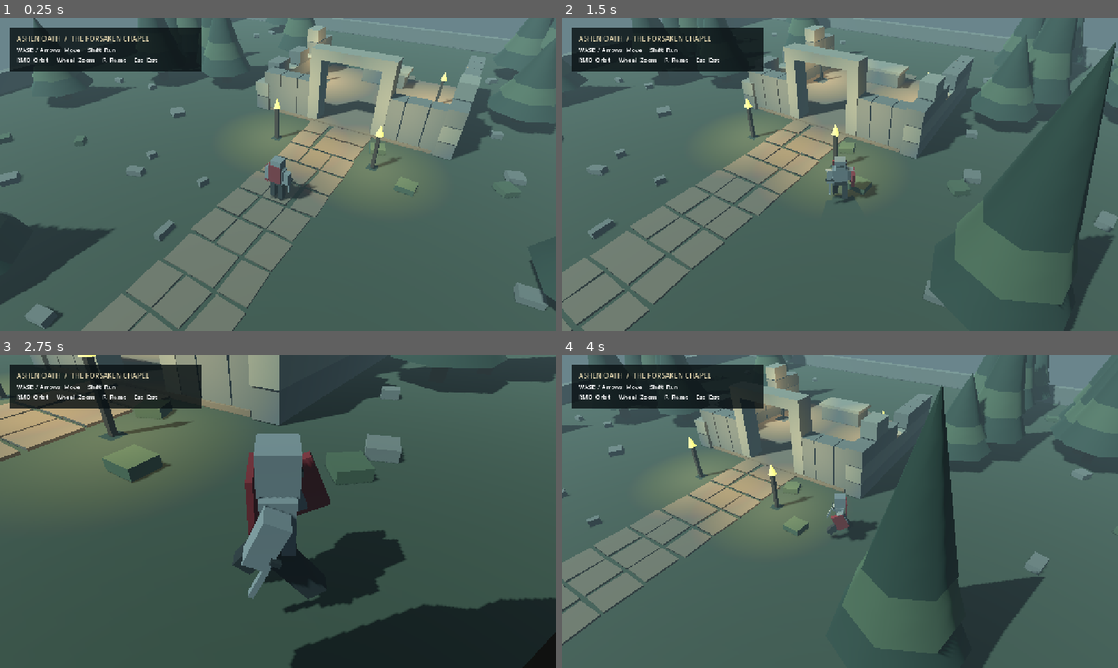
Above: before the commit, frames 1-4 (two rows, left to right).
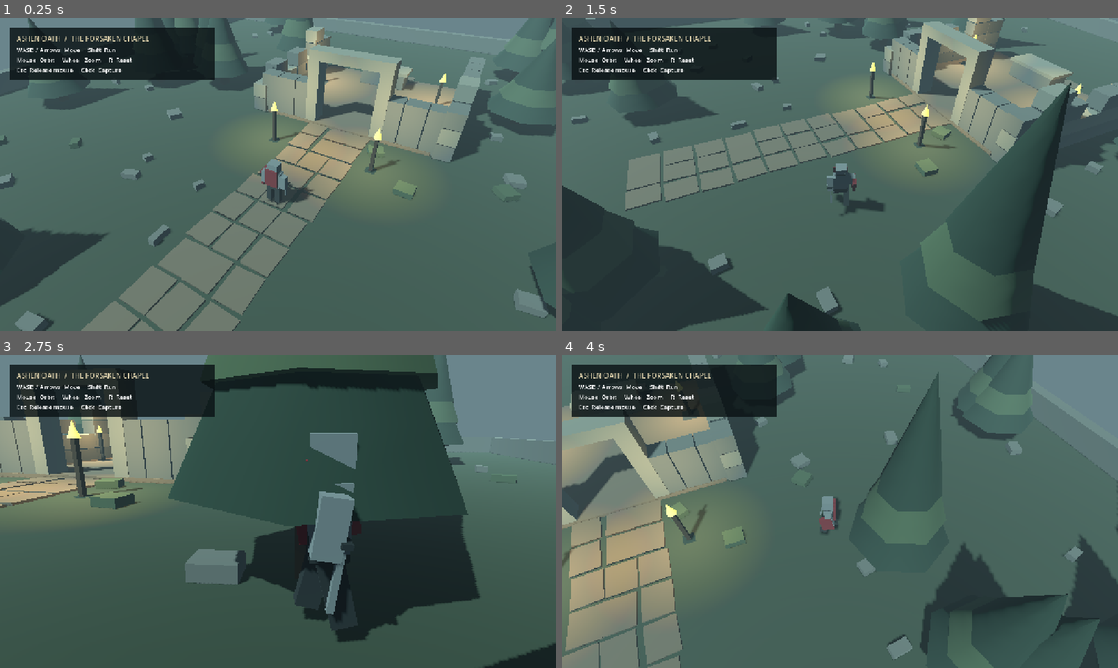
Above: after the commit, the same moments.

Repository: FAUSTFAST/Duel-Crowd
Game: Godot game, scene res://scenes/world/forest_ruins.tscn
Same seed, same stepped clock (60 frames per second), same inputs: the game is played once before the commit and once after it.
Inputs (mouse positions are in pixels of both pictures, inside the frame that each line leads up to):
- Up to frame 1 (0.25 s): no input
- Up to frame 2 (1.5 s): tap Enter at 0.5 s; move the mouse to (962, 158) at 0.52 s; hold D (move_right) 0.53-1.28 s; hold Shift (sprint) 0.53-1.28 s; click (962, 158) at 0.67 s; move the mouse to (728, 190) at 1.27 s; hold S (move_back) from 1.28 s (still down); tap Shift (sprint) at 1.35 s; click (728, 190) at 1.42 s
- Up to frame 3 (2.75 s): move the mouse to (333, 442) at 2.02 s; release S (move_back) at 2.03 s; hold D (move_right) from 2.03 s (still down); hold Shift (sprint) from 2.03 s (still down); click (333, 442) at 2.17 s
- Up to frame 4 (4 s): move the mouse to (812, 574) at 2.77 s; release D (move_right) at 2.78 s; release Shift (sprint) at 2.78 s; hold W (move_forward) 2.78-3.53 s; tap Shift (sprint) at 2.85 s; click (812, 574) at 2.92 s; move the mouse to (1006, 558) at 3.52 s; hold A (move_left) from 3.53 s (still down); hold Shift (sprint) from 3.53 s (still down); click (1006, 558) at 3.67 s

The runs differ from the first frame. In frame 1, 9.0% of the frame differs, in the area x 0-100%, y 0-100%; in frame 2, 52%; in frame 3, 52%; in frame 4, 46%.

Commit message:
feat: capture mouse and smooth third person camera controls

Diff:
--- a/scripts/camera/orbit_camera.gd
+++ b/scripts/camera/orbit_camera.gd
@@ -1,16 +1,31 @@
 extends Node3D
 
 @export var target: Node3D
+@export_group("Orbit")
+@export_range(0.0001, 0.02, 0.0001) var mouse_sensitivity: float = 0.004
+@export var yaw: float = 0.55
+@export var pitch: float = -0.65
+@export var min_pitch: float = -1.1
+@export var max_pitch: float = -0.25
+@export_group("Follow")
+@export var follow_offset := Vector3(0, 1.2, 0)
+@export_range(0.1, 40.0) var follow_speed: float = 12.0
+@export_range(0.1, 40.0) var rotation_speed: float = 18.0
+@export_group("Zoom")
 @export var distance: float = 12.0
-var yaw: float = 0.55
-var pitch: float = -0.65
+@export var min_distance: float = 4.0
+@export var max_distance: float = 13.0
+@export var zoom_step: float = 0.5
+@export_range(0.1, 40.0) var zoom_speed: float = 12.0
 var arm: SpringArm3D
 var camera: Camera3D
 
 func _ready() -> void:
 	top_level = true
+	# Process after the character so follow uses this tick's final position.
+	process_physics_priority = 10
 	arm = SpringArm3D.new()
-	arm.spring_length = distance
+	arm.spring_length = clampf(distance, min_distance, max_distance)
 	arm.margin = 0.25
 	add_child(arm)
 	var shape := SphereShape3D.new()
@@ -23,23 +38,45 @@
 	camera.current = true
 	camera.far = 100.0
 	arm.add_child(camera)
-	_sync()
+	if is_instance_valid(target):
+		global_position = target.global_position + follow_offset
+	rotation = Vector3(pitch, yaw, 0)
+	Input.mouse_mode = Input.MOUSE_MODE_CAPTURED
+
+func _input(event: InputEvent) -> void:
+	# Handle Escape before GUI/unhandled input; it releases, never quits.
+	if event is InputEventKey and event.pressed and event.keycode == KEY_ESCAPE:
+		Input.mouse_mode = Input.MOUSE_MODE_VISIBLE
+		get_viewport().set_input_as_handled()
 
 func _unhandled_input(event: InputEvent) -> void:
-	if event is InputEventMouseMotion and Input.is_mouse_button_pressed(MOUSE_BUTTON_RIGHT):
-		yaw -= event.relative.x * 0.004
-		pitch = clampf(pitch - event.relative.y * 0.004, -1.1, -0.25)
 	if event is InputEventMouseButton and event.pressed:
+		if Input.mouse_mode != Input.MOUSE_MODE_CAPTURED:
+			if event.button_index == MOUSE_BUTTON_LEFT or event.button_index == MOUSE_BUTTON_RIGHT:
+				Input.mouse_mode = Input.MOUSE_MODE_CAPTURED
+				get_viewport().set_input_as_handled()
+			return
 		if event.button_index == MOUSE_BUTTON_WHEEL_UP:
-			distance = maxf(4.0, distance - 0.5)
+			distance = maxf(min_distance, distance - zoom_step)
 		elif event.button_index == MOUSE_BUTTON_WHEEL_DOWN:
-			distance = minf(13.0, distance + 0.5)
+			distance = minf(max_distance, distance + zoom_step)
+	if event is InputEventMouseMotion and Input.mouse_mode == Input.MOUSE_MODE_CAPTURED:
+		# Unscaled screen delta keeps sensitivity stable across window stretch.
+		yaw = wrapf(yaw - event.screen_relative.x * mouse_sensitivity, -PI, PI)
+		pitch = clampf(pitch - event.screen_relative.y * mouse_sensitivity, min_pitch, max_pitch)
 
-func _physics_process(_delta: float) -> void:
-	_sync()
+func _notification(what: int) -> void:
+	if what == NOTIFICATION_APPLICATION_FOCUS_OUT:
+		Input.mouse_mode = Input.MOUSE_MODE_VISIBLE
 
-func _sync() -> void:
+func _exit_tree() -> void:
+	Input.mouse_mode = Input.MOUSE_MODE_VISIBLE
+
+func _physics_process(delta: float) -> void:
 	if is_instance_valid(target):
-		global_position = target.global_position + Vector3(0, 1.2, 0)
-	rotation = Vector3(pitch, yaw, 0)
-	arm.spring_length = distance
+		var desired := target.global_position + follow_offset
+		global_position = global_position.lerp(desired, 1.0 - exp(-follow_speed * delta))
+	var blend := 1.0 - exp(-rotation_speed * delta)
+	rotation.x = lerp_angle(rotation.x, pitch, blend)
+	rotation.y = lerp_angle(rotation.y, yaw, blend)
+	arm.spring_length = lerpf(arm.spring_length, clampf(distance, min_distance, max_distance), 1.0 - exp(-zoom_speed * delta))
--- a/scripts/world/forest_ruins.gd
+++ b/scripts/world/forest_ruins.gd
@@ -120,7 +120,7 @@
 	var panel := ColorRect.new()
 	panel.color = Color(0.04, 0.07, 0.08, 0.82)
 	panel.position = Vector2(24, 24)
-	panel.size = Vector2(440, 98)
+	panel.size = Vector2(470, 120)
 	panel.mouse_filter = Control.MOUSE_FILTER_IGNORE
 	layer.add_child(panel)
 	var title := Label.new()
@@ -129,11 +129,8 @@
 	title.add_theme_color_override("font_color", Color("d7cba7"))
 	layer.add_child(title)
 	var help := Label.new()
-	help.text = "WASD / Arrows  Move     Shift  Run\nRMB  Orbit     Wheel  Zoom     R  Reset     Esc  Exit"
+	help.text = "WASD / Arrows  Move     Shift  Run\nMouse  Orbit     Wheel  Zoom     R  Reset
+Esc  Release mouse     Click  Capture"
 	help.position = Vector2(38, 64)
 	help.add_theme_font_size_override("font_size", 14)
 	layer.add_child(help)
-
-func _unhandled_key_input(event: InputEvent) -> void:
-	if event is InputEventKey and event.pressed and event.keycode == KEY_ESCAPE:
-		get_tree().quit()
--- a/tests/prototype_test.gd
+++ b/tests/prototype_test.gd
@@ -4,6 +4,10 @@
 var failures: int = 0
 
 func _initialize() -> void:
+	if DisplayServer.get_name() == "headless":
+		push_error("Mouse capture tests require a graphical window; omit --headless.")
+		quit(2)
+		return
 	call_deferred("_run")
 
 func check(condition: bool, message: String) -> void:
@@ -24,6 +28,32 @@
 	var knight: CharacterBody3D = world.player
 	check(knight.is_on_floor(), "knight settles on ground")
 	check(knight.orbit.camera.current, "third person camera active")
+	check(Input.mouse_mode == Input.MOUSE_MODE_CAPTURED, "startup captures mouse")
+	var motion := InputEventMouseMotion.new()
+	motion.screen_relative = Vector2(20, 10)
+	var initial_yaw: float = knight.orbit.yaw
+	root.push_input(motion)
+	check(knight.orbit.yaw < initial_yaw, "mouse rotates without held buttons")
+	var escape := InputEventKey.new()
+	escape.keycode = KEY_ESCAPE
+	escape.pressed = true
+	root.push_input(escape)
+	check(Input.mouse_mode == Input.MOUSE_MODE_VISIBLE, "Escape releases mouse without quitting")
+	var released_yaw: float = knight.orbit.yaw
+	root.push_input(motion)
+	check(knight.orbit.yaw == released_yaw, "released cursor does not rotate camera")
+	var click := InputEventMouseButton.new()
+	click.button_index = MOUSE_BUTTON_LEFT
+	click.pressed = true
+	root.push_input(click)
+	check(Input.mouse_mode == Input.MOUSE_MODE_CAPTURED, "click recaptures mouse")
+	var before_position: Vector3 = knight.orbit.global_position
+	knight.position += Vector3(1, 0, 0)
+	var desired: Vector3 = knight.global_position + knight.orbit.follow_offset
+	await frames(2)
+	check(knight.orbit.global_position.distance_to(desired) < before_position.distance_to(desired) and knight.orbit.global_position.distance_to(desired) > 0.01, "follow moves smoothly towards player")
+	await frames(60)
+	check(knight.orbit.global_position.distance_to(knight.global_position + knight.orbit.follow_offset) < 0.01, "follow converges to player")
 	var before_yaw: float = knight.orbit.yaw
 	Input.action_release("sprint")
 	var wheel := InputEventMouseButton.new()
@@ -33,8 +63,21 @@
 	knight.orbit._unhandled_input(wheel)
 	check(knight.orbit.distance < before_distance, "mouse wheel zoom works")
 	knight.orbit.yaw = before_yaw + 0.2
-	await frames(2)
+	await frames(30)
 	check(absf(knight.orbit.rotation.y - knight.orbit.yaw) < 0.001, "camera follows orbit yaw")
+	var oversized := InputEventMouseMotion.new()
+	oversized.screen_relative = Vector2(0, 100000)
+	root.push_input(oversized)
+	check(is_equal_approx(knight.orbit.pitch, knight.orbit.min_pitch), "pitch limit prevents flipping")
+	knight.orbit.pitch = -0.65
+	for i in 60:
+		knight.orbit._unhandled_input(wheel)
+	check(is_equal_approx(knight.orbit.distance, knight.orbit.min_distance), "zoom respects minimum")
+	wheel.button_index = MOUSE_BUTTON_WHEEL_DOWN
+	for i in 60:
+		knight.orbit._unhandled_input(wheel)
+	check(is_equal_approx(knight.orbit.distance, knight.orbit.max_distance), "zoom respects maximum")
+	knight.orbit.distance = 12
 	knight.orbit.yaw = before_yaw
 	var start := knight.position
 	Input.action_press("move_forward")
Binary file changed: docs/prototype_preview.png
Not shown, changed: AGENTS.md
Not shown, changed: ART_STYLE_GUIDE.md
Not shown, changed: DEVELOPMENT_PLAN.md
Not shown, changed: README.md
Not shown, changed: docs/VALIDATION.md
